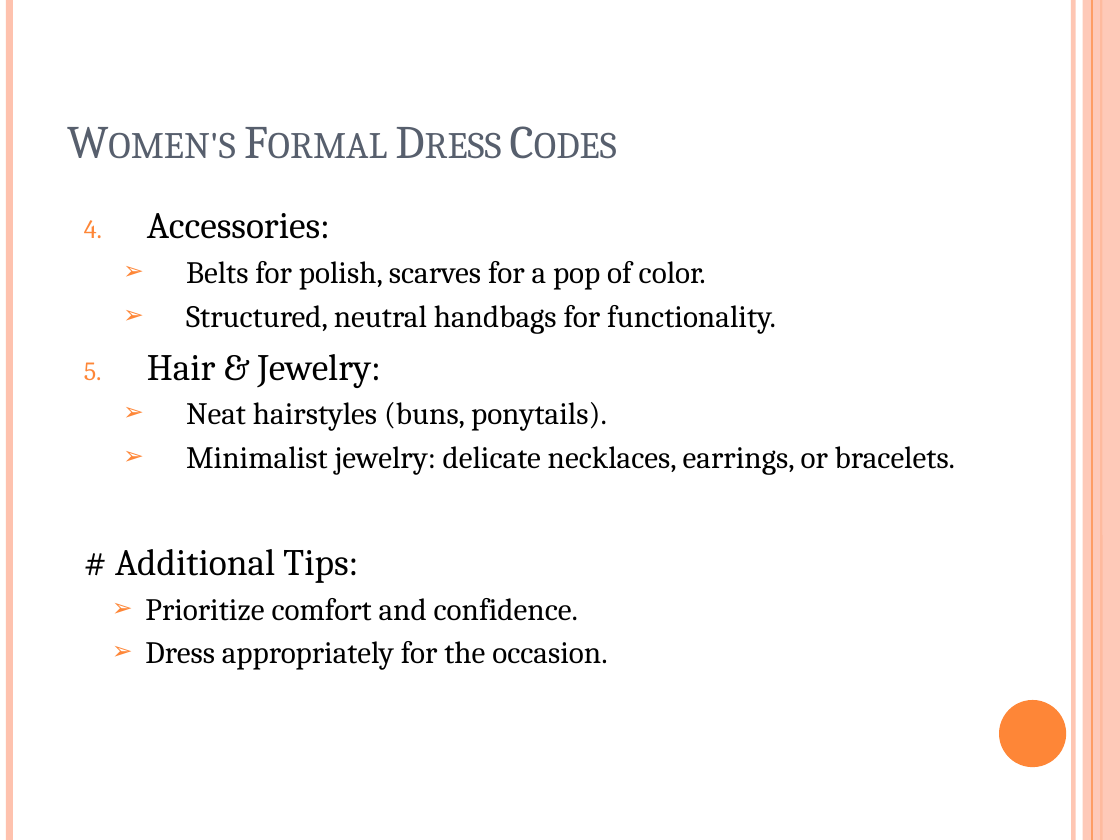
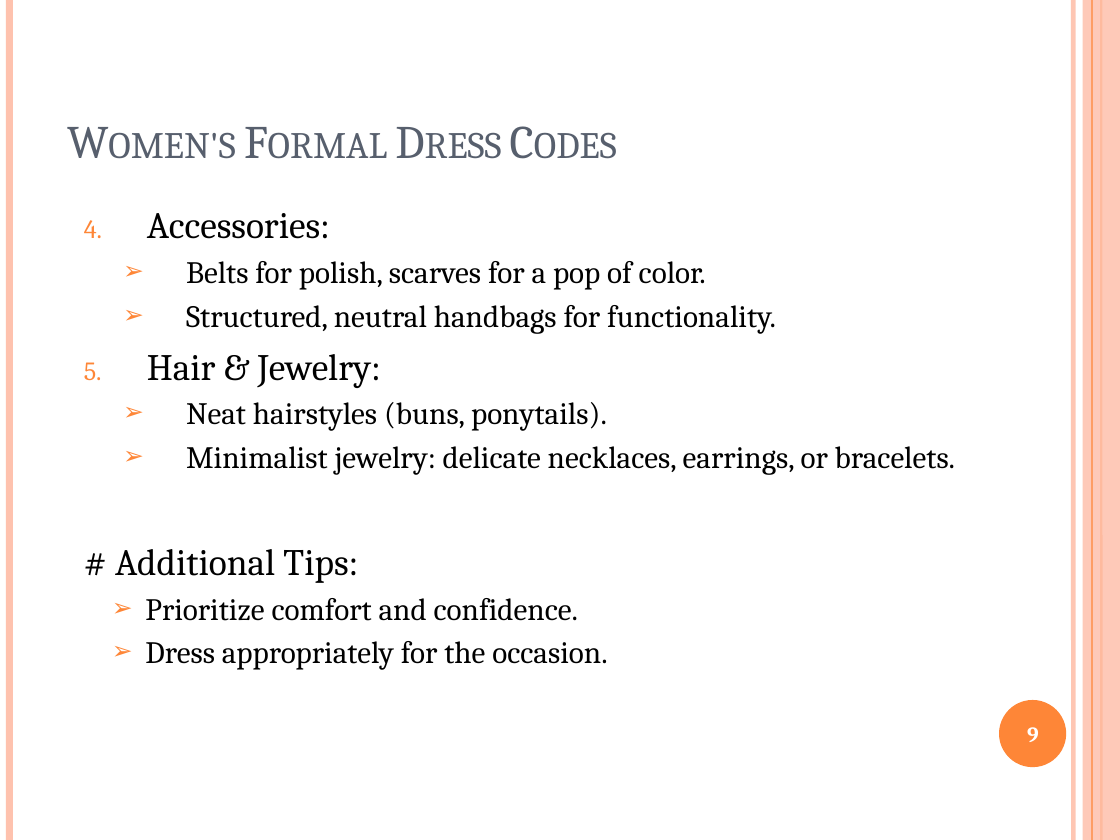
Before and after one commit to itsmeankeet/business-PPTX, a slide deck: slide 9 of dressEthics.pptx. Drawn at 1120x840 pixels with LibreOffice and Linux fonts; fonts in the diff are those of the drawing. Boxes give left, top, right and bottom in pixels: in the first picture for what was removed or moved away, otherwise in the second. Text is boxed around its words. In the diff, an @@ line names an element or a change of style, - is before the commit and + after.

```diff
--- a/dressEthics.pptx
+++ b/dressEthics.pptx
@@ page number added at <box>1027,727,1039,742</box>, 14 pt, text #FFFFFF, bold @@
+9
```
Also in this commit, not shown: 10 other slides changed, 1 other file.
